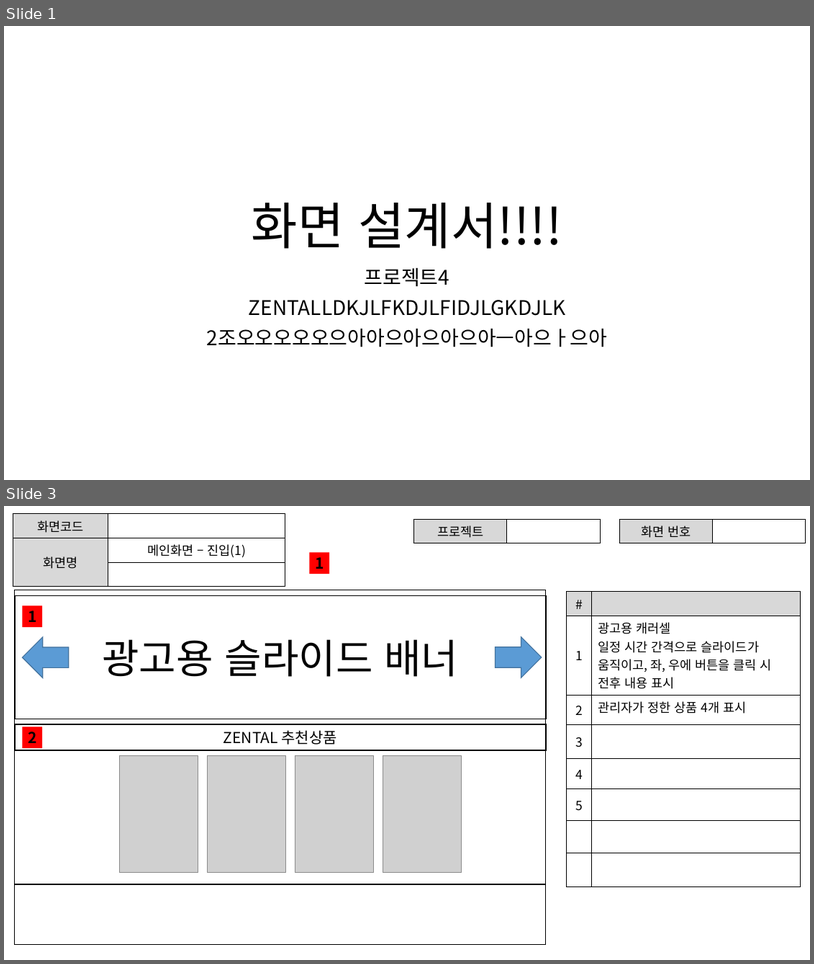
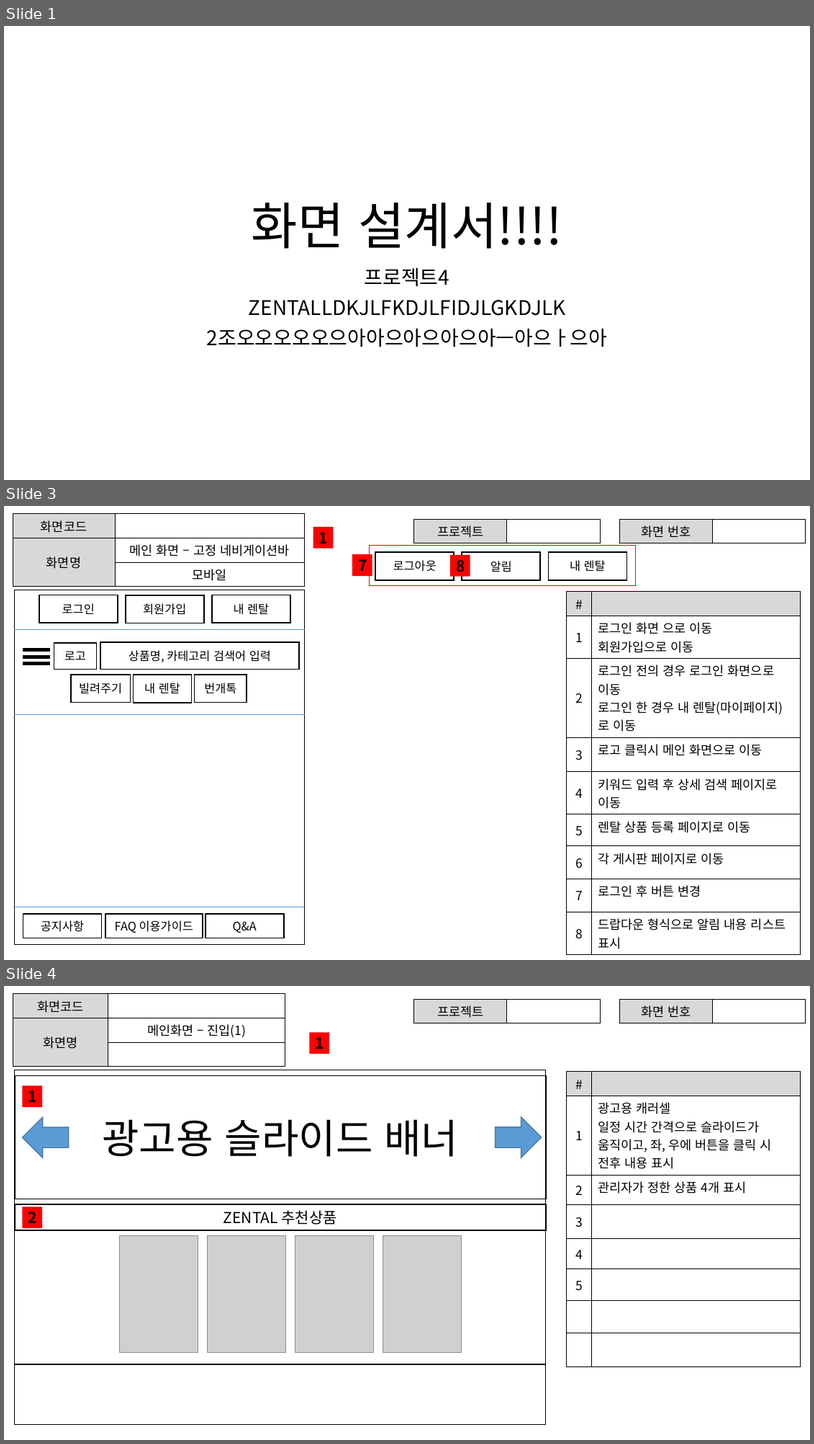
Before and after one commit to ezenteam2/RentalEquip, a slide deck: 0 발표용 파워포인트/project04 - 파워포인트 종합 - 현태.pptx. Shown one above the other, each under a label of ours: slides 1 and 3 before the commit, slides 1, 3 and 4 after it; the slides between them are not shown. The pictures are 814x964 and 814x1444 pixels, drawn with LibreOffice and Linux fonts; fonts in the diff are those of the drawing; grey boxes stand for pictures. Boxes give left, top, right and bottom in pixels: in the first picture for what was removed or moved away, otherwise in the second. Text is boxed around its words. In the diff, an @@ line names an element or a change of style, - is before the commit and + after.

```diff
--- a/0 발표용 파워포인트/project04 - 파워포인트 종합 - 현태.pptx
+++ b/0 발표용 파워포인트/project04 - 파워포인트 종합 - 현태.pptx
@@ slide 3 added at [4,506,810,960], background #FFFFFF @@
@@ table added at [13,514,305,584], 3 rows, 2 columns @@
+화면코드 | 
+화면명 | 메인 화면 – 고정 네비게이션바
+ | 모바일
@@ rectangle added at [313,527,333,548], fill #FF0000, 18 pt, text #000000, bold @@
+1
@@ table added at [414,519,600,541], 1 rows, 2 columns @@
+프로젝트 | 
@@ table added at [620,519,806,541], 1 rows, 2 columns @@
+화면 번호 | 
@@ rectangle added at [370,546,636,586], outline #FF0000 1 pt @@
@@ rectangle added at [352,554,373,576], fill #FF0000, 18 pt, text #000000, bold @@
+7
@@ rectangle added at [376,552,455,580], outline #000000 1.5 pt, 14 pt, text #000000 @@
+로그아웃
@@ rectangle added at [450,555,471,576], fill #FF0000, 18 pt, text #000000, bold @@
+8
@@ rectangle added at [463,552,541,580], outline #000000 1.5 pt, 14 pt, text #000000 @@
+알림
@@ rectangle added at [549,552,628,580], outline #000000 1.5 pt, 14 pt, text #000000 @@
+내 렌탈
@@ rectangle added at [14,590,305,944], outline #000000 1 pt @@
@@ table added at [567,591,801,952], 9 rows, 2 columns @@
+# | 
+1 | 로그인 화면 으로 이동 / 회원가입으로 이동
+2 | 로그인 전의 경우 로그인 화면으로 이동 / 로그인 한 경우 내 렌탈(마이페이지)로 이동
+3 | 로고 클릭시 메인 화면으로 이동
+4 | 키워드 입력 후 상세 검색 페이지로 이동
+5 | 렌탈 상품 등록 페이지로 이동
+6 | 각 게시판 페이지로 이동
+7 | 로그인 후 버튼 변경
+8 | 드랍다운 형식으로 알림 내용 리스트 표시
@@ rectangle added at [39,595,118,623], outline #000000 1.5 pt, 14 pt, text #000000 @@
+로그인
@@ rectangle added at [126,595,204,623], outline #000000 1.5 pt, 14 pt, text #000000 @@
+회원가입
@@ rectangle added at [212,595,291,623], outline #000000 1.5 pt, 14 pt, text #000000 @@
+내 렌탈
@@ line added from (14, 629) to (305, 629), #5B9BD5 0.5 pt @@
@@ line added from (23, 650) to (50, 650), #000000 4.5 pt @@
@@ line added from (23, 656) to (50, 656), #000000 4.5 pt @@
@@ rectangle added at [54,643,97,669], outline #000000 1.5 pt, 14 pt, text #000000 @@
+로고
@@ rectangle added at [100,642,299,669], outline #000000 1.5 pt, 14 pt, text #000000 @@
+상품명, 카테고리 검색어 입력
@@ line added from (23, 663) to (50, 663), #000000 4.5 pt @@
@@ rectangle added at [71,674,131,702], outline #000000 1.5 pt, 14 pt, text #000000 @@
+빌려주기
@@ rectangle added at [134,674,192,703], outline #000000 1.5 pt, 14 pt, text #000000 @@
+내 렌탈
@@ rectangle added at [195,674,247,702], outline #000000 1.5 pt, 14 pt, text #000000 @@
+번개톡
@@ line added from (14, 714) to (305, 714), #5B9BD5 0.5 pt @@
@@ line added from (13, 907) to (304, 907), #5B9BD5 0.5 pt @@
@@ rectangle added at [23,913,102,937], outline #000000 1.5 pt, 14 pt, text #000000 @@
+공지사항
@@ rectangle added at [105,913,203,937], outline #000000 1.5 pt, 14 pt, text #000000 @@
+FAQ 이용가이드
@@ rectangle added at [206,913,284,937], outline #000000 1.5 pt, 14 pt, text #000000 @@
+Q&A
@@ what was slide 3 is now slide 4 @@
```
Also in this commit, not shown: 4 slides changed.
